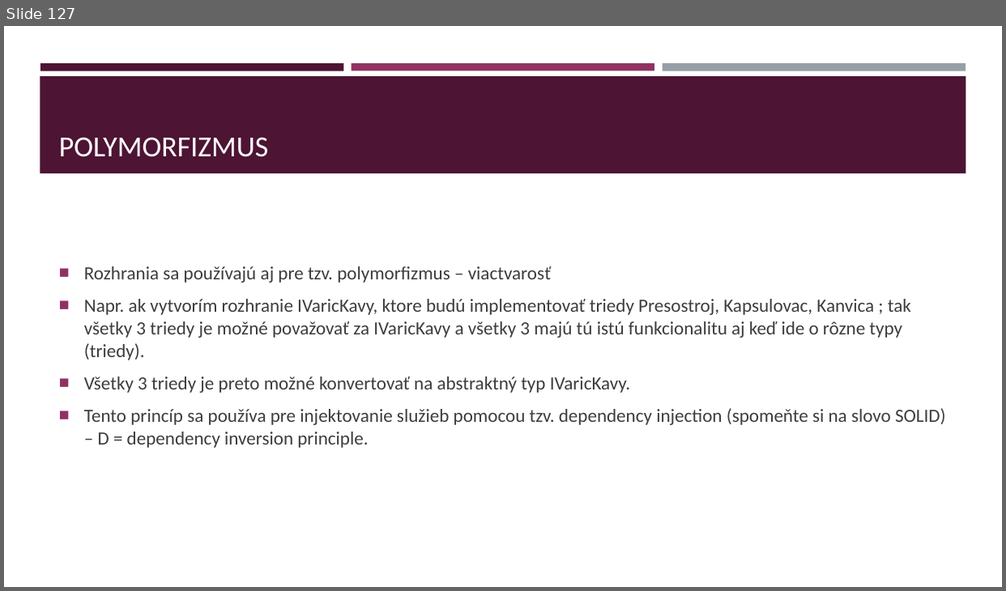
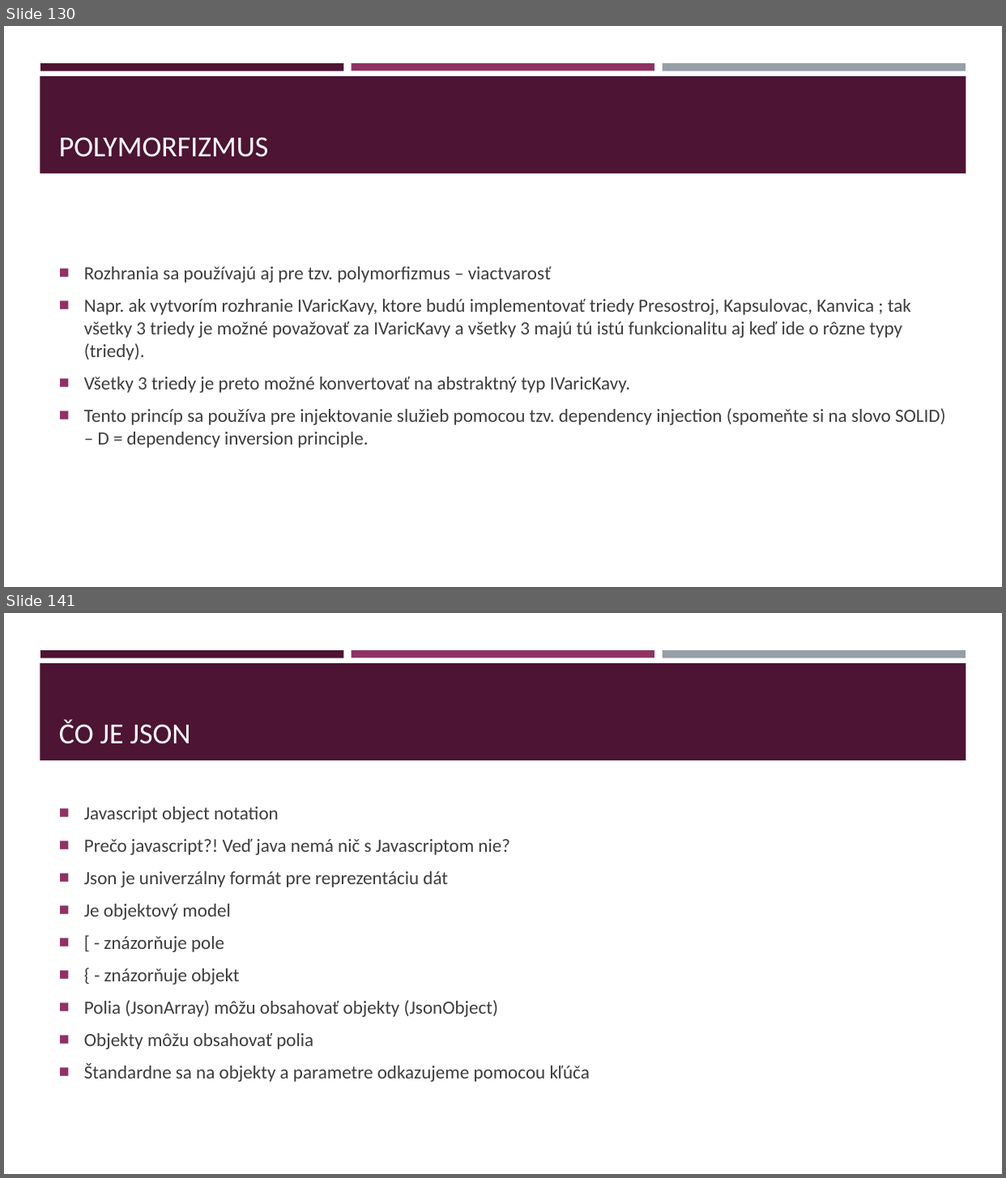
Before and after one commit to gasparv/java-class-basics, a slide deck: JavaZaklady-skolenie.pptx. Shown one above the other, each under a label of ours: slide 127 before the commit, slides 130 and 141 after it; the slides between them are not shown. The pictures are 1006x591 and 1006x1178 pixels, drawn with LibreOffice and Linux fonts; fonts in the diff are those of the drawing. Boxes give left, top, right and bottom in pixels: in the first picture for what was removed or moved away, otherwise in the second. Text is boxed around its words. In the diff, an @@ line names an element or a change of style, - is before the commit and + after.

```diff
--- a/JavaZaklady-skolenie.pptx
+++ b/JavaZaklady-skolenie.pptx
@@ slide 141 added at (4,613,1002,1174), background #FFFFFF; not listed: 4 template elements that a slide beside it also shows @@
@@ title added at (59,719,191,744), 28 pt, text #FFFFFF @@
+ČO JE JSON
@@ text added at (84,807,590,1082), 18 pt, text #3D3D3D @@
+■ Javascript object notation
+■ Prečo javascript?! Veď java nemá nič s Javascriptom nie?
+■ Json je univerzálny formát pre reprezentáciu dát
+■ Je objektový model
+■ [ - znázorňuje pole
+■ { - znázorňuje objekt
+■ Polia (JsonArray) môžu obsahovať objekty (JsonObject)
+■ Objekty môžu obsahovať polia
+■ Štandardne sa na objekty a parametre odkazujeme pomocou kľúča
@@ what was slide 127 is now slide 130 @@
```
Also in this commit, not shown: 7 slides changed, 22 other slides added.
